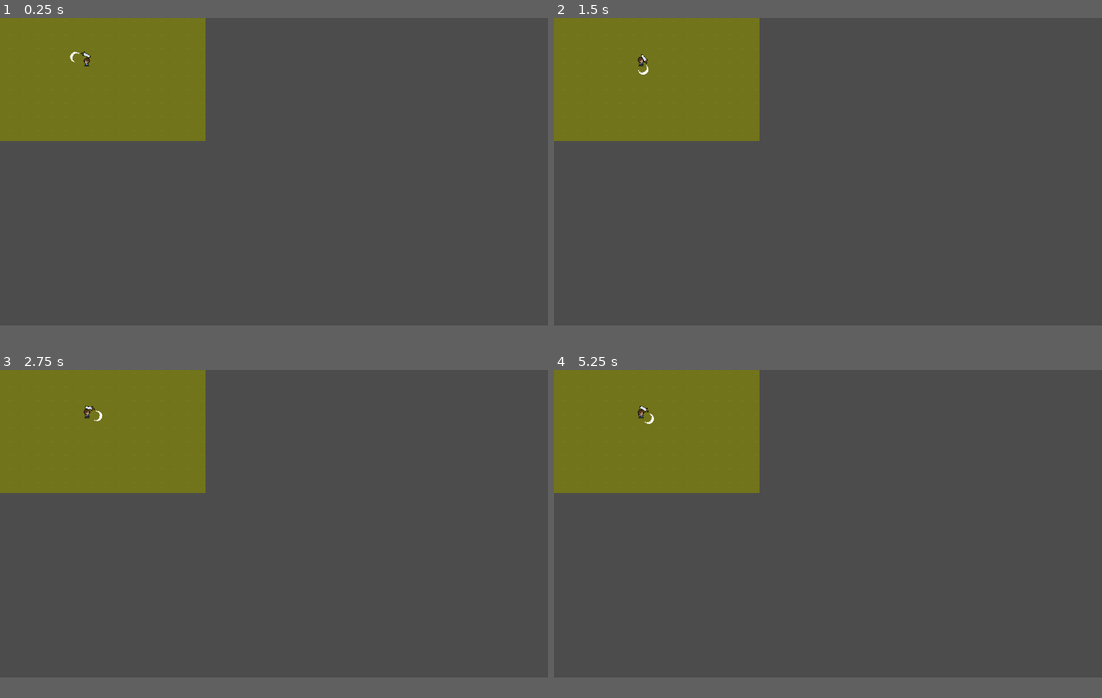
Above: before the commit, frames 1-4 (two rows, left to right).
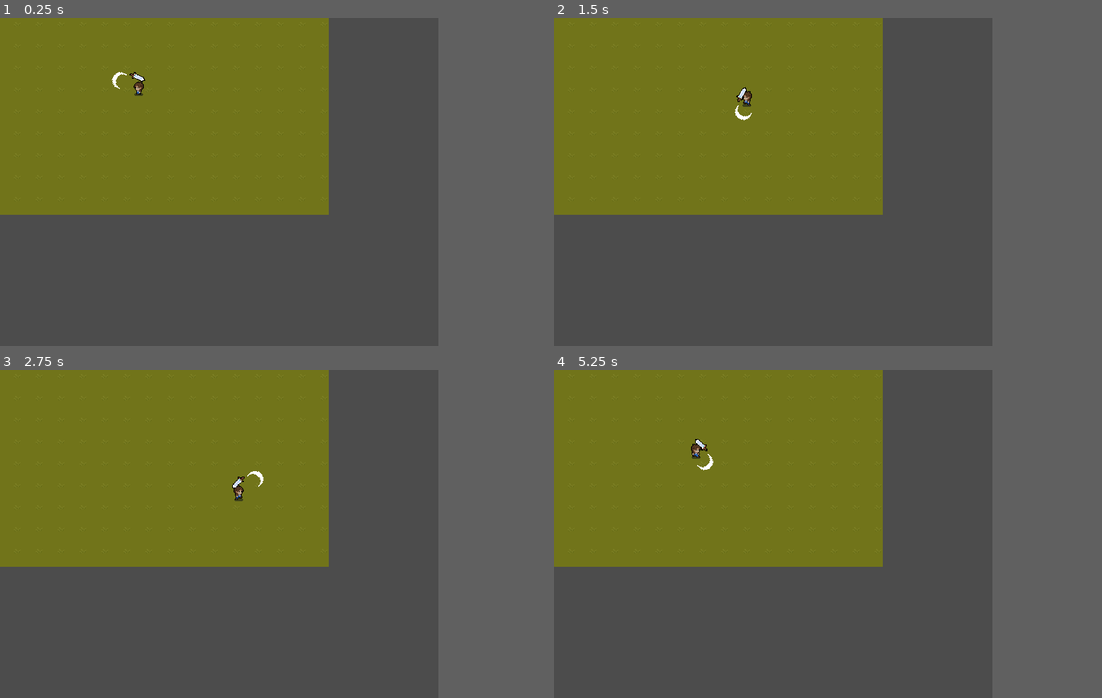
Above: after the commit, the same moments.

Repository: jrubi272/TreballEquip2D-2.5D
Game: Godot game, scene res://Scenes/Escenari.tscn
Same seed, same stepped clock (60 frames per second), same inputs: the game is played once before the commit and once after it.
Inputs (mouse positions are in pixels of both pictures, inside the frame that each line leads up to):
- Up to frame 1 (0.25 s): no input
- Up to frame 2 (1.5 s): tap Enter at 0.5 s; move the mouse to (948, 155) at 0.52 s; hold Right (ui_right) 0.53-1.28 s; move the mouse to (718, 188) at 1.27 s; hold Down (ui_down) from 1.28 s (still down)
- Up to frame 3 (2.75 s): move the mouse to (328, 455) at 2.02 s; release Down (ui_down) at 2.03 s; hold Right (ui_right) from 2.03 s (still down)
- Up to frame 4 (5.25 s): move the mouse to (800, 586) at 2.77 s; release Right (ui_right) at 2.78 s; hold Up (ui_up) 2.78-3.53 s; move the mouse to (992, 570) at 3.52 s; hold Left (ui_left) 3.53-5.03 s; move the mouse to (663, 478) at 4.27 s; move the mouse to (855, 524) at 5.02 s; hold Down (ui_down) from 5.03 s (still down)
The window is 800x450 before the commit and 640x480 after it. Grey fills any space a smaller window leaves; there, only what the larger window draws over its background counts as a difference.

The runs differ from the first frame. In frame 1, 22% of the frame differs, in the area x 0-60%, y 0-60%; in frame 2, 22%; in frame 3, 22%; in frame 4, 22%.

Commit message:
movimiento

Diff:
--- a/Scripts/EstatsJugador.gd
+++ b/Scripts/EstatsJugador.gd
@@ -14,17 +14,15 @@
 	pare.get_input()
 	pare.moure()
 
-
 func _get_transition() -> int:
 	match estat:
 		estats.Idle:
-			if pare.velocitat.length() > 10:
+			if pare.direccio != Vector2.ZERO:
 				return estats.Move
 		estats.Move:
-			if pare.velocitat.length() < 10:
+			if pare.direccio == Vector2.ZERO:
 				return estats.Idle
 	return -1
-
 
 func _enter_state(_previous_state: int, new_state: int) -> void:
 	match new_state:
--- a/Scripts/P_Jugador.gd
+++ b/Scripts/P_Jugador.gd
@@ -2,7 +2,7 @@
 
 onready var espasa: Node2D = get_node("Espasa")
 onready var espasa_anim_player: AnimationPlayer = espasa.get_node("Espasa_AnimationPlayer")
-
+var algo = 0
 
 func _process(_delta: float) -> void:
 	var mouse_direction: Vector2 = (get_global_mouse_position() - global_position).normalized()
@@ -38,3 +38,5 @@
 		direccio += Vector2.UP
 		print("u")
 		print(direccio)
+	algo += 1
+	print(algo)
--- a/Scripts/Personatge.gd
+++ b/Scripts/Personatge.gd
@@ -13,11 +13,13 @@
 var velocitat: Vector2 = Vector2.ZERO
 onready var anim_sprite: AnimatedSprite = get_node("AnimatedSprite")
 
+
 func _physics_process(delta: float) -> void:
 	velocitat = move_and_slide(velocitat)
 	velocitat = lerp(velocitat, Vector2.ZERO, FRICTION)#per a disminuir gradualment la velocitat del personatge
 
 func moure():
+	print("mou")
 	direccio = direccio.normalized()
-	velocitat += velocitat * accel
+	velocitat += direccio * accel
 	velocitat = velocitat.clamped(max_vel) #per a limitar la velocitat del personatge
--- a/project.godot
+++ b/project.godot
@@ -34,8 +34,8 @@
 
 window/size/width=480
 window/size/height=270
-window/size/test_width=1280
-window/size/test_height=720
+window/size/test_width=640
+window/size/test_height=480
 window/stretch/aspect="keep"
 
 [gui]
